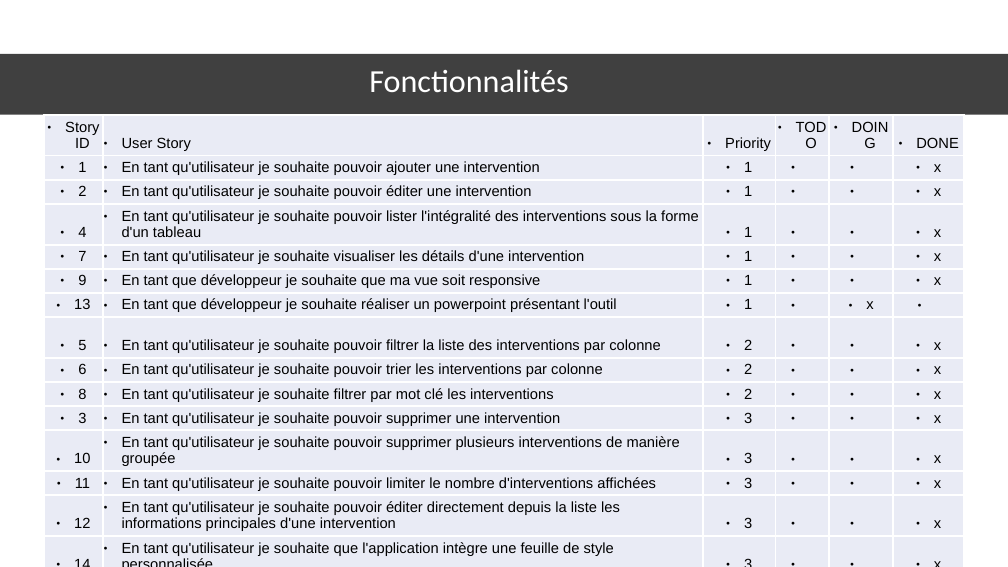
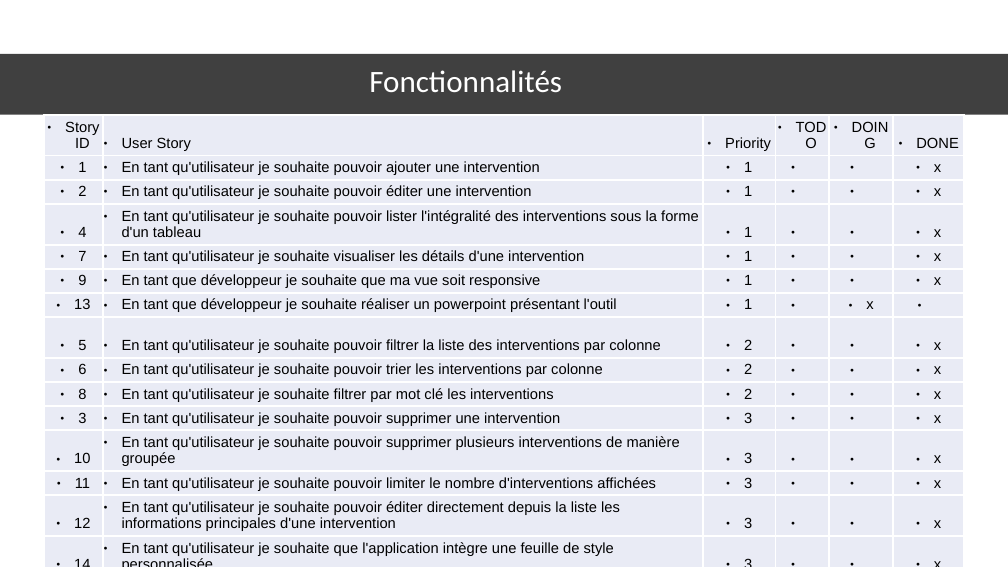
Before and after one commit to jbjog/vuejs_project, a slide deck: slide 3 of ressources/PresPPT.odp. Drawn at 1008x567 pixels with LibreOffice and Linux fonts; fonts in the diff are those of the drawing. Boxes give left, top, right and bottom in pixels: in the first picture for what was removed or moved away, otherwise in the second. Text is boxed around its words. In the diff, an @@ line names an element or a change of style, - is before the commit and + after.

```diff
--- a/ressources/PresPPT.odp
+++ b/ressources/PresPPT.odp
@@ title "Fonctionnalités" at [369,70,562,92]: size 30.6 to 29.6 pt @@
```
Also in this commit, not shown: 2 other slides changed.
